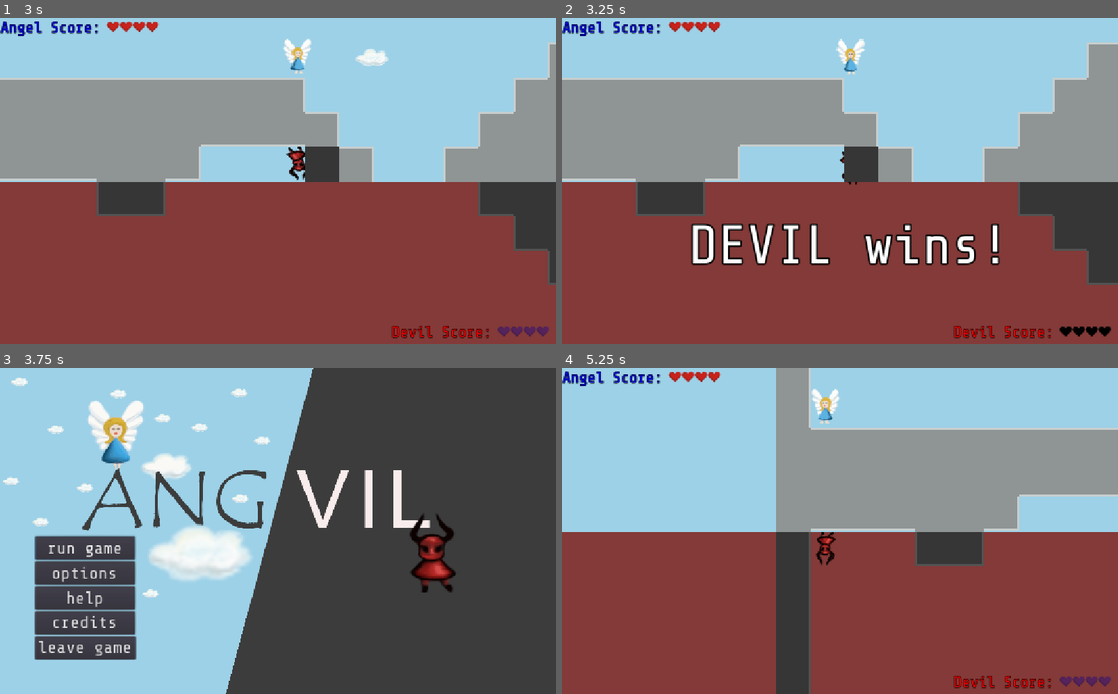
Above: before the commit, frames 1-4 (two rows, left to right).
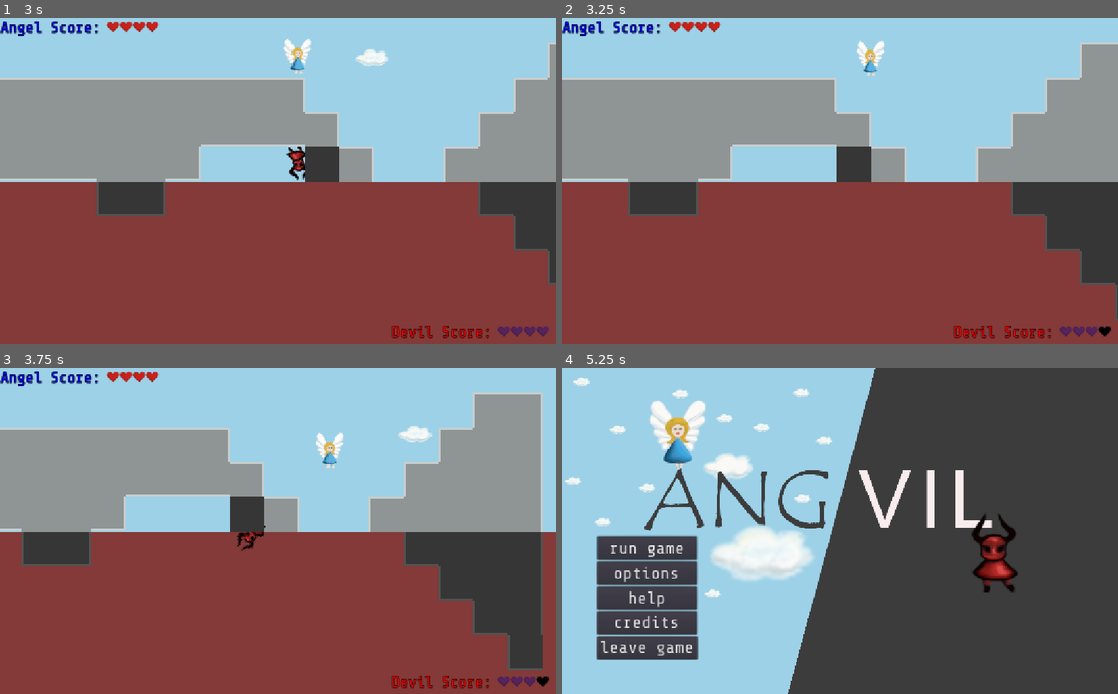
Above: after the commit, the same moments.

Repository: ang-vil/angvil
Game: Godot game, scene res://scenes/menu.tscn
The game is run twice, just before and just after one commit, with the same random seed, the same clock (stepped at 60 frames per second) and the same inputs.
Inputs:
- Up to frame 1 (3 s): click "run game" at 0.5 s; tap Enter (ui_accept) at 1.25, 1.52, 2.27 s; hold Right (key_right) 1.28-2.03 s; tap Space (shoot) at 1.35, 2.1, 2.85 s; hold Down (key_down) 2.03-2.78 s; hold Right (key_right) from 2.78 s (still down)
- Up to frame 2 (3.25 s): keep holding Right (key_right)
- Up to frame 3 (3.75 s): release Right (key_right) at 3.53 s; hold Up (key_up) from 3.53 s (still down); tap Space (shoot) at 3.6 s
- Up to frame 4 (5.25 s): tap Enter (ui_accept) at 3.77, 4.52 s; release Up (key_up) at 4.28 s; hold Left (key_left) from 4.28 s (still down); tap Space (shoot) at 4.35, 5.1 s

Frame 1 is identical in both runs. In frame 2, 6.5% of the frame differs, in the area x 11-100%, y 6-98%; in frame 3, 81%, in the area x 0-100%, y 0-100%; in frame 4, 81%.

Commit message:
only remove one heart when running into spikes

Diff:
--- a/scenes/hud.tscn
+++ b/scenes/hud.tscn
@@ -57,7 +57,7 @@
 texture = ExtResource( 9 )
 
 [node name="DevilHeart2" type="Sprite" parent="DevilScore"]
-position = Vector2( 96, 16 )
+position = Vector2( 48, 16 )
 texture = ExtResource( 9 )
 
 [node name="DevilHeart3" type="Sprite" parent="DevilScore"]
@@ -65,7 +65,7 @@
 texture = ExtResource( 9 )
 
 [node name="DevilHeart4" type="Sprite" parent="DevilScore"]
-position = Vector2( 48, 16 )
+position = Vector2( 96, 16 )
 texture = ExtResource( 9 )
 
 [node name="AngelScore" type="HSplitContainer" parent="."]
--- a/scenes/spikes.tscn
+++ b/scenes/spikes.tscn
@@ -15,3 +15,5 @@
 
 [node name="Sprite" type="Sprite" parent="."]
 texture = ExtResource( 1 )
+
+[connection signal="body_entered" from="." to="." method="_on_spikes_body_entered"]
--- a/scripts/hud.gd
+++ b/scripts/hud.gd
@@ -37,7 +37,7 @@
 	for angelHeart in angelHearts:
 		angelHeart.modulate = Color(0, 0, 0)
 	for i in range(angelFullHeartCount):
-		angelHearts[i].modulate = Color(0, 0, 0)
+		angelHearts[i].modulate = Color(1, 1, 1)
 	if angelFullHeartCount < 1:
 		get_node("..").gameOver('DEVIL wins!')
 
@@ -45,6 +45,6 @@
 	for devilHeart in devilHearts:
 		devilHeart.modulate = Color(0, 0, 0)
 	for i in range(devilFullHeartCount):
-		devilHearts[i].modulate = Color(0, 0, 0)
+		devilHearts[i].modulate = Color(1, 1, 1)
 	if devilFullHeartCount < 1:
 		get_node("..").gameOver('DEVIL wins!')
--- a/scripts/spikes.gd
+++ b/scripts/spikes.gd
@@ -3,10 +3,8 @@
 onready var angel = get_parent().get_node("angel")
 onready var devil = get_parent().get_node("devil")
 
-func _physics_process(_delta):
-	if overlaps_body(angel):
+func _on_spikes_body_entered(body):
+	if body.name == "angel":
 		get_parent().get_node("hud").removeAngelHeart()
-		angel.jumping = true
-	elif overlaps_body(devil):
+	if body.name == "devil":
 		get_parent().get_node("hud").removeDevilHeart()
-		devil.jumping = true
